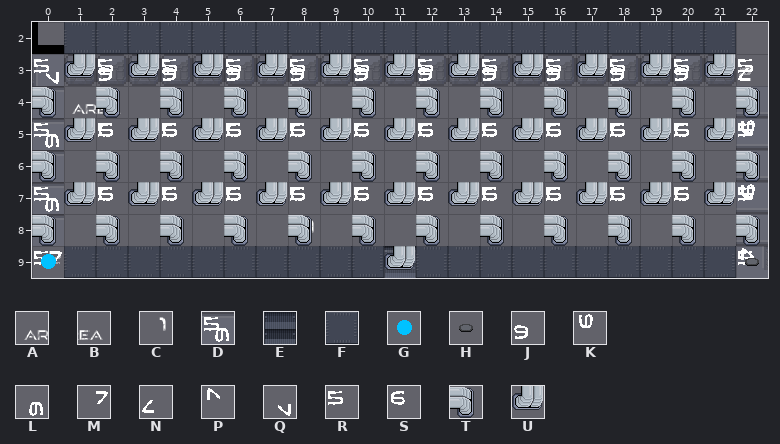
Level history. Tiled map: cocos/Code/assets/resources/map/map_1-3-E-1.tmx. The picture above is the old version.
Cells are 32x32 px. Shown: x 0..22, y 2..9.
Key: from "proba_scifi": A 150, B 151, C 153; from "scifi_tileset_02": D 42, E 47 turned 90, F 114, G 134, H 135, J 158 turned 180, K 158 turned 270, L 158 turned 90, M 159, N 159 turned 180, P 159 turned 270, Q 159 turned 90, R 167, S 168, T 178, U 178 turned 90.
_ is an empty cell, # one hidden under a higher layer.
Layer "Tile Layer 6" before, first column x 0:
 2 _______________________
 3 QUJUJUJUJUJUJUJUJUJUJUN
 4 T_T_T_T_T_T_T_T_T_T_T_T
 5 LUSUSUSUSUSUSUSUSUSUSUK
 6 T_T_T_T_T_T_T_T_T_T_T_T
 7 LUSUSUSUSUSUSUSUSUSUSUK
 8 T_T_T_T_T_T_T_T_T_T_T_T
 9 M##########U##########P
Layer "Tile Layer 5" before, first column x 0:
 2 _______________________
 3 R_R_R_R_R_R_R_R_R_R_R_R
 4 _______________________
 5 R_R_R_R_R_R_R_R_R_R_R_R
 6 _______________________
 7 R_R_R_R_R_R_R_R_R_R_R_R
 8 _______________________
 9 R_#_#_#_#_#_#_#_#_#_#_R
Layer "w" before, first column x 5:
 5 __________
 6 __________
 7 __________
 8 __________
 9 FFFFFF_FFF
The same view after the edit:
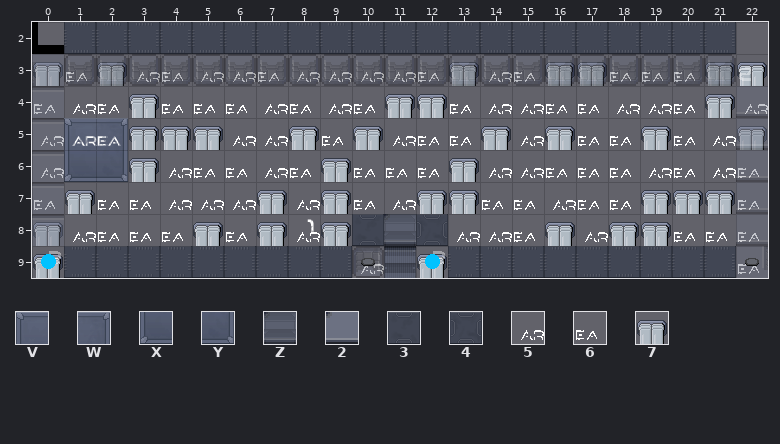
Further tiles: from "proba_scifi": V 98, W 99, X 106, Y 107; from "scifi_tileset_02": Z 32, 2 57 turned 270, 3 116, 4 117, 5 150, 6 151, 7 183.
See-through tiles are keyed as they look on the map.
Edits made:
Changed rows in their new state; . is an unchanged cell.
Layer "f":
first column x 0:
 3 76756556555567567766677
 4 65676665656776556655675
 5 5VW77755767566757667657
 6 5XY75665676667556665656
 7 67665557576577665667776
 8 7566676757...5567577666
 9 7.........5.7.........6
Layer "p":
first column x 1:
 4 __.........
 5 AB.........
 8 ..........2
Layer "s":
first column x 11:
 8 Z
Layer "Tile Layer 6" (removed):
first column x 0:
 3 _______________________
 4 _._._._._._._._._._._._
 5 _______________________
 6 _._._._._._._._._._._._
 7 _______________________
 8 _._._._._._._._._._._._
 9 _.........___........._
Layer "Tile Layer 5" (removed):
first column x 0:
 3 _._._._._._._._._._._._
 5 _._._._._._._._._._._._
 7 _._._._._._._._._._._._
 9 _........._._........._
Layer "w":
first column x 10:
 8 3.4
 9 H.G
Where, in picture pixels (left, top, right, bottom), the same in both pictures:
changed: (32, 54, 768, 278)
